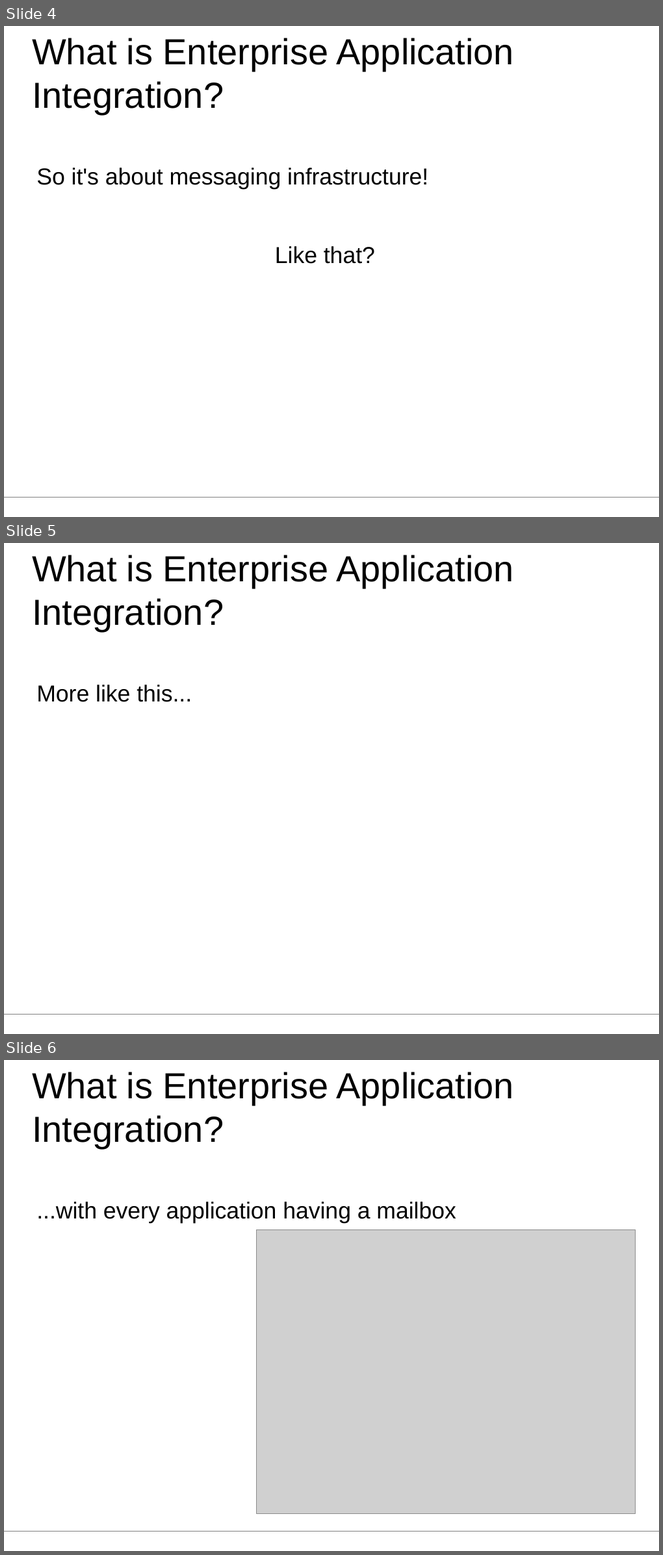
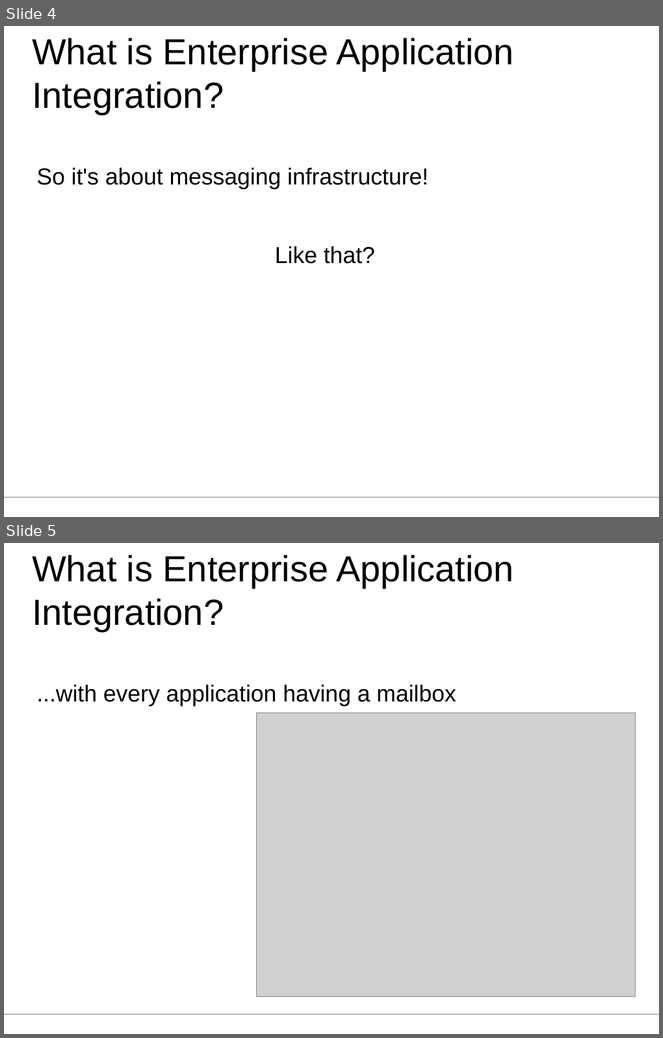
Before and after one commit to aheusingfeld/javaone2012, a slide deck: slides/eai-slides.odp. Shown one above the other, each under a label of ours: slides 4, 5 and 6 before the commit, slides 4 and 5 after it. The pictures are 663x1555 and 663x1038 pixels, drawn with LibreOffice and Linux fonts; fonts in the diff are those of the drawing; grey boxes stand for pictures. Boxes give left, top, right and bottom in pixels: in the first picture for what was removed or moved away, otherwise in the second. Text is boxed around its words. In the diff, an @@ line names an element or a change of style, - is before the commit and + after.

```diff
--- a/slides/eai-slides.odp
+++ b/slides/eai-slides.odp
@@ slide 5 removed at (4, 543, 659, 1034), background #FFFFFF; not listed: 1 template element that a slide beside it also shows @@
@@ title removed at (32, 555, 514, 631) @@
-What is Enterprise Application Integration?
@@ text removed at (36, 685, 192, 702) @@
-More like this...
@@ what was slide 6 is now slide 5 @@
```
Also in this commit, not shown: 3 slides added.
